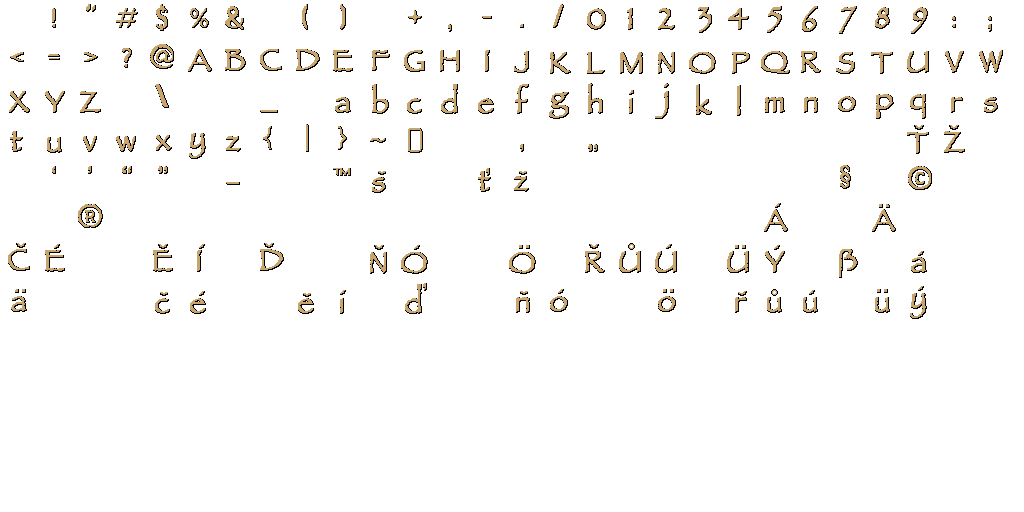
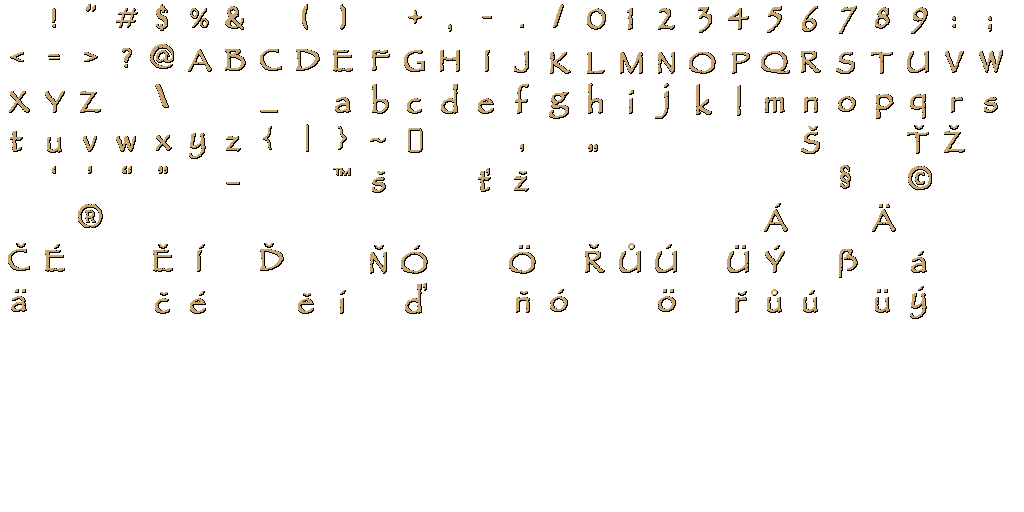
Two versions of the same layered image (w=1024, h=512). Layer-by-layer changes:
painted on "s" over [377, 171, 386, 175]
painted on "u" over [771, 289, 777, 295]
added layer "S" in group "Velka" over [801, 126, 820, 154]
painted on "U" over [628, 243, 634, 249]
